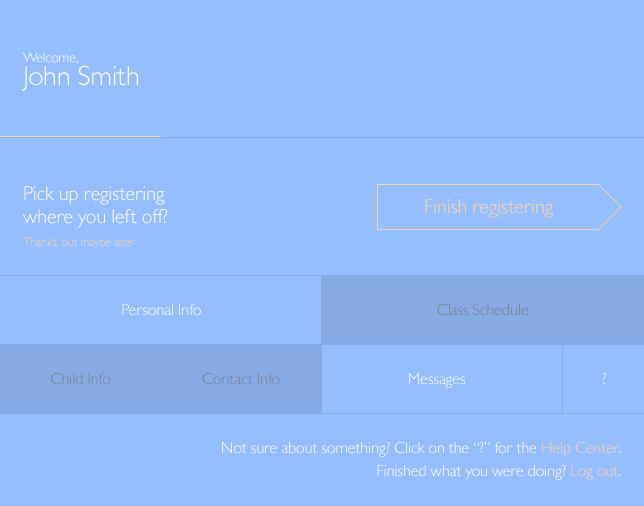
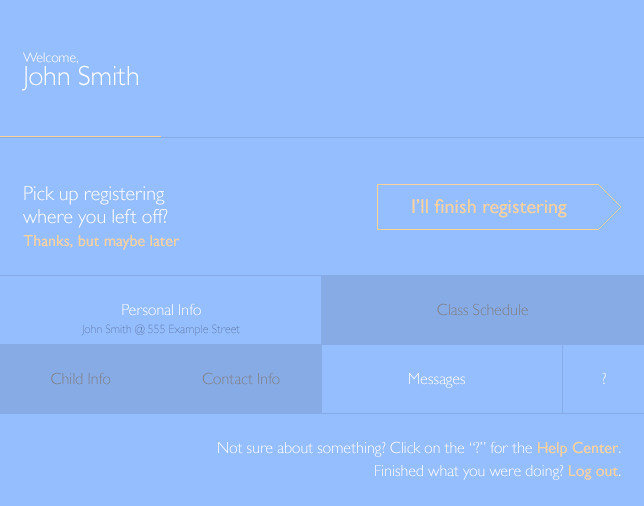
Layered file, before and after one edit (644×506). Changes by layer:
added layer "John Smith @ 555 Example Street" above "I’ll finish registering" over [left=81, top=324, right=240, bottom=336]
renamed "Finish registering" to "I’ll finish registering", painted on it over [left=412, top=199, right=567, bottom=218]
painted on "Thanks, but maybe later" over [left=23, top=235, right=180, bottom=250]
painted on "Not sure about something? Click on the “?” for the Help Center." over [left=218, top=441, right=620, bottom=480]
